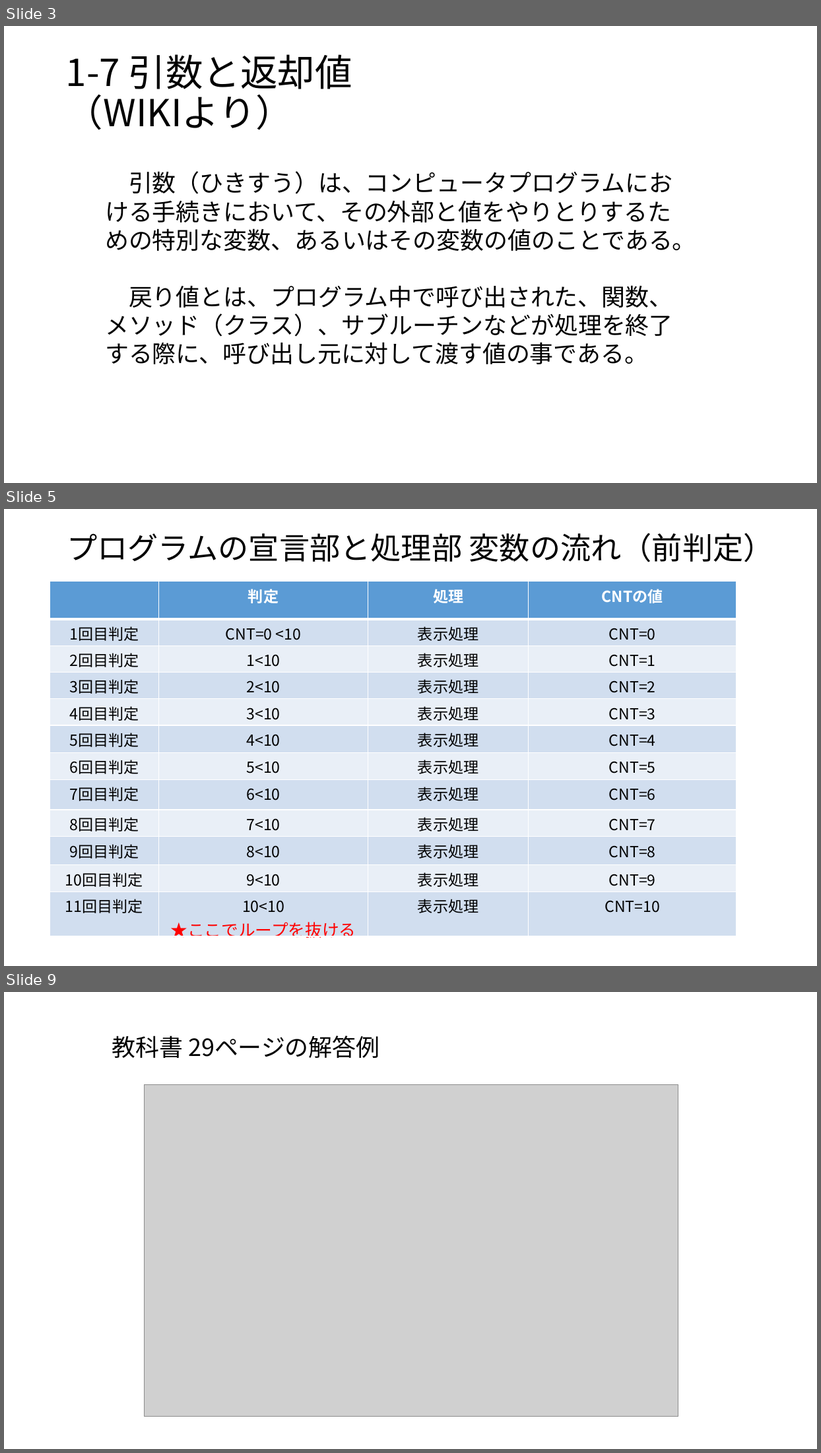
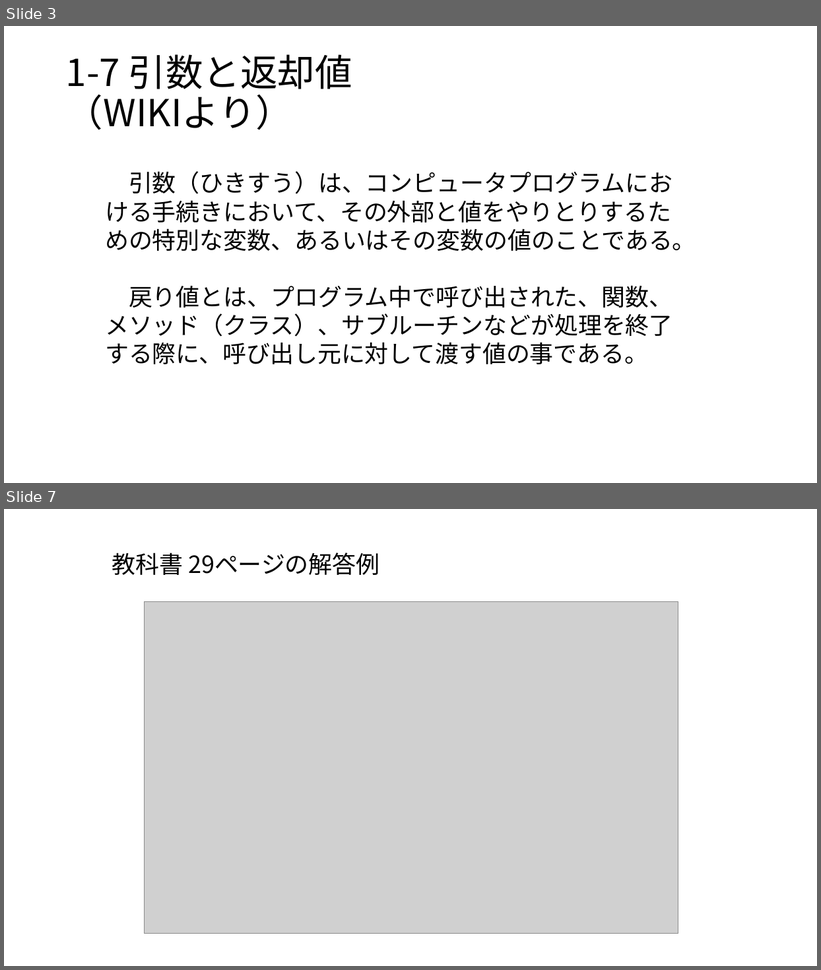
Before and after one commit to masakage/algorithm, a slide deck: docs/第5回引数と返却値.pptx. Shown one above the other, each under a label of ours: slides 3, 5 and 9 before the commit, slides 3 and 7 after it; the slides between them are not shown. The pictures are 821x1453 and 821x970 pixels, drawn with LibreOffice and Linux fonts; fonts in the diff are those of the drawing; grey boxes stand for pictures. Boxes give left, top, right and bottom in pixels: in the first picture for what was removed or moved away, otherwise in the second. Text is boxed around its words. In the diff, an @@ line names an element or a change of style, - is before the commit and + after.

```diff
--- a/docs/第5回引数と返却値.pptx
+++ b/docs/第5回引数と返却値.pptx
@@ slide 5 removed at (4,509,817,966), background #FFFFFF @@
@@ text removed at (67,533,774,562) @@
-プログラムの宣言部と処理部 変数の流れ（前判定）
@@ table removed at (50,582,737,943), 12 rows, 4 columns @@
- | 判定 | 処理 | CNTの値
-1回目判定 | CNT=0 <10 | 表示処理 | CNT=0
-2回目判定 | 1<10 | 表示処理 | CNT=1
-3回目判定 | 2<10 | 表示処理 | CNT=2
-4回目判定 | 3<10 | 表示処理 | CNT=3
-5回目判定 | 4<10 | 表示処理 | CNT=4
-6回目判定 | 5<10 | 表示処理 | CNT=5
-7回目判定 | 6<10 | 表示処理 | CNT=6
-8回目判定 | 7<10 | 表示処理 | CNT=7
-9回目判定 | 8<10 | 表示処理 | CNT=8
-10回目判定 | 9<10 | 表示処理 | CNT=9
-11回目判定 | 10<10 / ★ここでループを抜ける | 表示処理 | CNT=10
@@ what was slide 9 is now slide 7 @@
```
Also in this commit, not shown: 3 slides added, 4 other slides removed, 2 other files.
